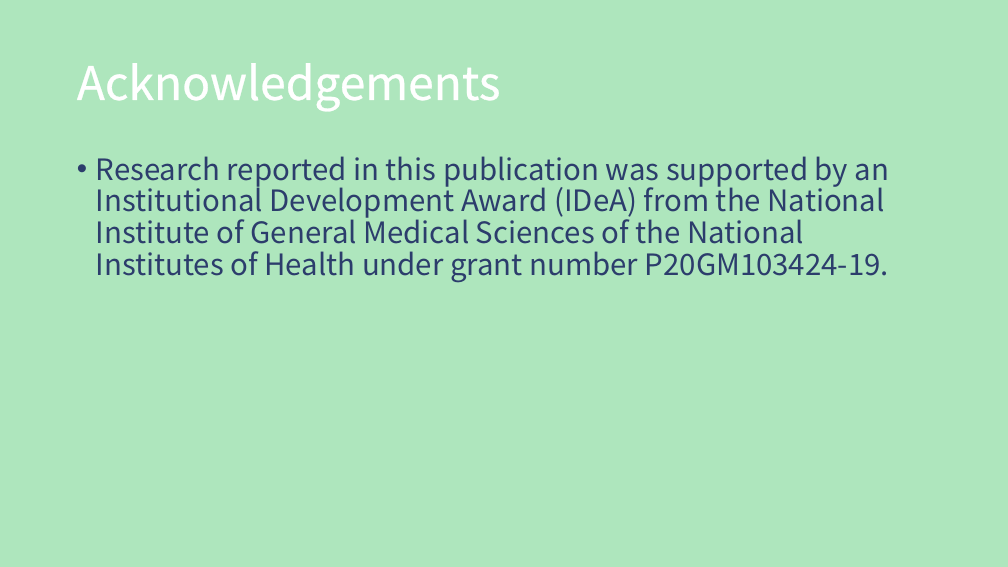
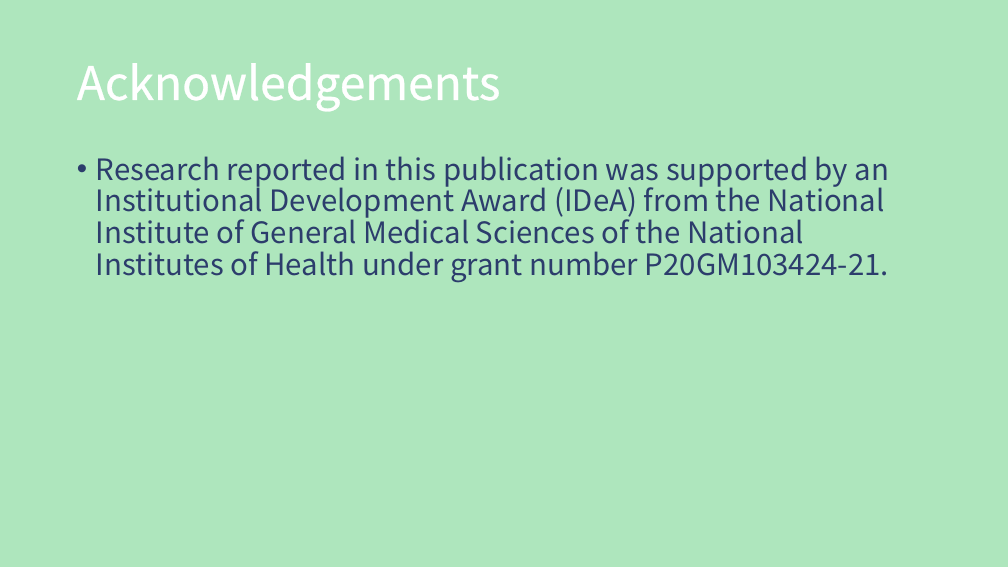
Before and after one commit to lbrn/lbrn-v2, a slide deck: slide 3 of downloads/presentation-templates/old-LBRN_T_emplate_Light2_Computing-19.potx (slide 4 before the commit). Drawn at 1008x567 pixels with LibreOffice and Linux fonts; fonts in the diff are those of the drawing; background and template pictures are left out. Boxes give left, top, right and bottom in pixels: in the first picture for what was removed or moved away, otherwise in the second. Text is boxed around its words. In the diff, an @@ line names an element or a change of style, - is before the commit and + after.

Commit message:
presentation file updates for grant #

```diff
--- a/downloads/presentation-templates/old-LBRN_T_emplate_Light2_Computing-19.potx
+++ b/downloads/presentation-templates/old-LBRN_T_emplate_Light2_Computing-19.potx
@@ text at [96,156,889,283]: text changed @@
-• Research reported in this publication was supported by an Institutional Development Award (IDeA) from the National Institute of General Medical Sciences of the National Institutes of Health under grant number P20GM103424-19.
+• Research reported in this publication was supported by an Institutional Development Award (IDeA) from the National Institute of General Medical Sciences of the National Institutes of Health under grant number P20GM103424-21.
```
Also in this commit, not shown: 1 slide removed, 15 other files.
